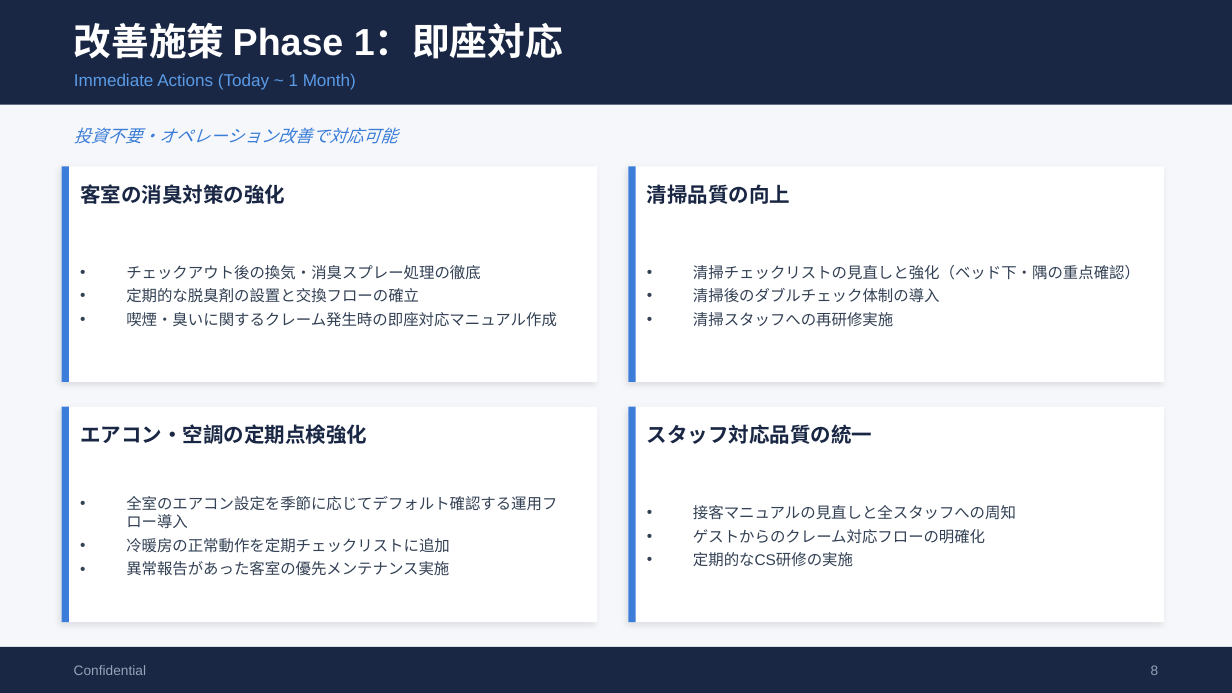
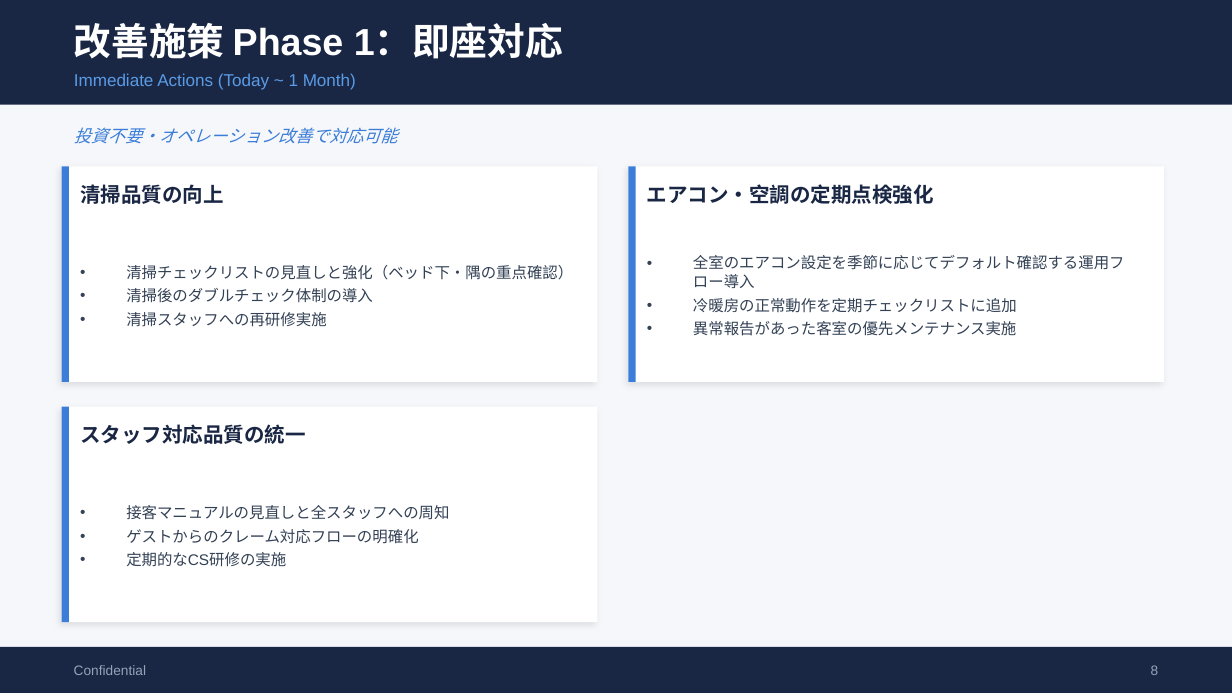
Before and after one commit to TAKAHASHIMITSUGU329/primechange-portal, a slide deck: slide 8 of 納品レポート/ホテル別レポート/apa_kamata_口コミ分析レポート.pptx. Drawn at 1232x693 pixels with LibreOffice and Linux fonts; fonts in the diff are those of the drawing. Boxes give left, top, right and bottom in pixels: in the first picture for what was removed or moved away, otherwise in the second. Text is boxed around its words. In the diff, an @@ line names an element or a change of style, - is before the commit and + after.

```diff
--- a/納品レポート/ホテル別レポート/apa_kamata_口コミ分析レポート.pptx
+++ b/納品レポート/ホテル別レポート/apa_kamata_口コミ分析レポート.pptx
@@ text at (x1=80, y1=184, x2=224, y2=204): text changed @@
-客室の消臭対策の強化
+清掃品質の向上
@@ text at (x1=647, y1=184, x2=934, y2=204): text changed @@
-清掃品質の向上
+エアコン・空調の定期点検強化
@@ text at (x1=126, y1=265, x2=573, y2=327): text changed @@
-• チェックアウト後の換気・消臭スプレー処理の徹底
-• 定期的な脱臭剤の設置と交換フローの確立
-• 喫煙・臭いに関するクレーム発生時の即座対応マニュアル作成
+• 清掃チェックリストの見直しと強化（ベッド下・隅の重点確認）
+• 清掃後のダブルチェック体制の導入
+• 清掃スタッフへの再研修実施
@@ text at (x1=693, y1=255, x2=1125, y2=336): text changed @@
-• 清掃チェックリストの見直しと強化（ベッド下・隅の重点確認）
-• 清掃後のダブルチェック体制の導入
-• 清掃スタッフへの再研修実施
+• 全室のエアコン設定を季節に応じてデフォルト確認する運用フロー導入
+• 冷暖房の正常動作を定期チェックリストに追加
+• 異常報告があった客室の優先メンテナンス実施
@@ rectangle removed at (x1=628, y1=407, x2=1164, y2=622) @@
@@ rectangle removed at (x1=628, y1=407, x2=636, y2=622) @@
@@ text at (x1=80, y1=424, x2=306, y2=444): text changed @@
-エアコン・空調の定期点検強化
+スタッフ対応品質の統一
@@ text removed at (x1=647, y1=424, x2=873, y2=444) @@
-スタッフ対応品質の統一
@@ text at (x1=126, y1=505, x2=449, y2=567): text changed @@
-• 全室のエアコン設定を季節に応じてデフォルト確認する運用フロー導入
-• 冷暖房の正常動作を定期チェックリストに追加
-• 異常報告があった客室の優先メンテナンス実施
+• 接客マニュアルの見直しと全スタッフへの周知
+• ゲストからのクレーム対応フローの明確化
+• 定期的なCS研修の実施
@@ text removed at (x1=693, y1=505, x2=1016, y2=566) @@
-• 接客マニュアルの見直しと全スタッフへの周知
-• ゲストからのクレーム対応フローの明確化
-• 定期的なCS研修の実施
```
Also in this commit, not shown: 8 other slides changed, 37 other files.
